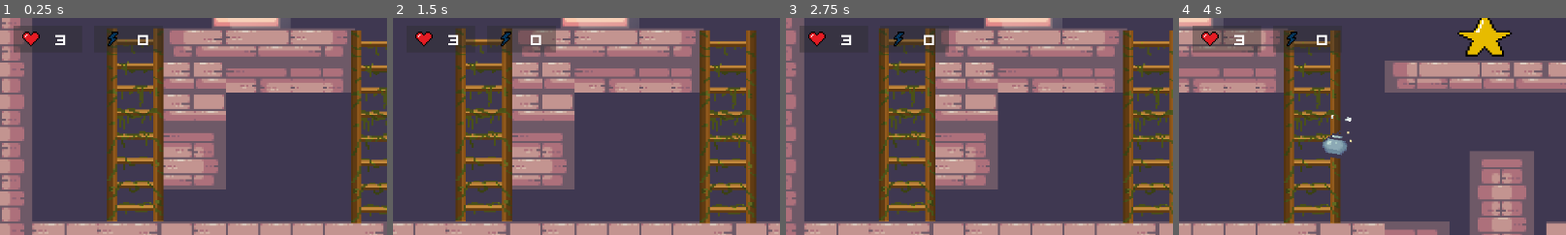
Above: before the commit, frames 1-4 (left to right).
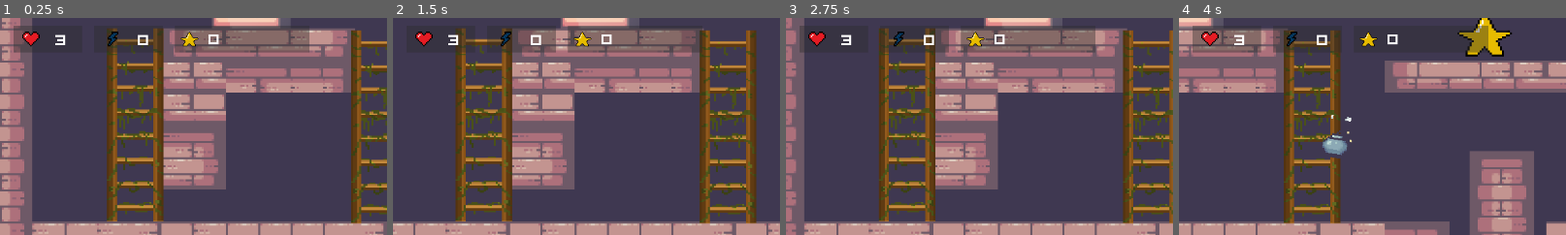
Above: after the commit, the same moments.

Repository: Ai2045/Castle-Climbers
Game: Godot game, scene res://Scenes/Main.tscn
Two runs of this game, one before a commit and one after it. Both use one fixed random seed, a clock stepped at 60 frames per second and the inputs below.
Inputs:
- Up to frame 1 (0.25 s): no input
- Up to frame 2 (1.5 s): tap Enter at 0.5 s; hold Shift (ui_attack) 0.53-1.28 s; hold Right (ui_right) from 0.53 s (still down); tap Space (ui_jump) at 0.77, 0.8, 1.07, 1.35 s
- Up to frame 3 (2.75 s): tap Space (ui_jump) at 1.52, 1.82, 2.3 s; tap Shift (ui_attack) at 1.55 s; release Right (ui_right) at 2.03 s; hold Left (ui_left) from 2.03 s (still down); hold Shift (ui_attack) from 2.03 s (still down)
- Up to frame 4 (4 s): release Left (ui_left) at 2.78 s; release Shift (ui_attack) at 2.78 s; hold Right (ui_right) from 2.78 s (still down); tap Shift (ui_attack) at 2.85 s; tap Space (ui_jump) at 3.02, 3.32 s; hold Space (ui_jump) from 3.53 s (still down)
The pictures show only the part of the screen within x 0-50%, y 1-51%; the shares and areas given below are measured in that part.

The runs differ from the first frame. In frame 1, 4.1% of the frame differs, in the area x 45-80%, y 3-17%; in frame 2, 4.0%; in frame 3, 4.1%; in frame 4, 0.8%.

Commit message:
score UI

Diff:
--- /dev/null
+++ b/Scenes/Score.gd
@@ -0,0 +1,6 @@
+extends ColorRect
+
+@export var label: Label
+
+func update_score(score):
+	label.text = str(score)
--- a/Scenes/player.tscn
+++ b/Scenes/player.tscn
@@ -13,6 +13,8 @@
 [ext_resource type="FontFile" uid="uid://6t41kx6p1hri" path="res://Assets/Font/QuinqueFive.otf" id="11_ffb61"]
 [ext_resource type="Script" path="res://Scripts/Attack.gd" id="12_q66lp"]
 [ext_resource type="Texture2D" uid="uid://fd4pmxmcvdbr" path="res://Assets/lightning bolt/lightning bolt/sprite_4.png" id="13_s3pig"]
+[ext_resource type="Script" path="res://Scenes/Score.gd" id="14_dd4nw"]
+[ext_resource type="Texture2D" uid="uid://b7m6ri64p6nmp" path="res://Assets/star/star/sprite_04.png" id="15_rirmn"]
 
 [sub_resource type="RectangleShape2D" id="RectangleShape2D_guxkt"]
 size = Vector2(21, 23)
@@ -352,7 +354,7 @@
 "move_right": SubResource("Animation_vogpg")
 }
 
-[node name="Player" type="CharacterBody2D" node_paths=PackedStringArray("player_sprite", "player_collisionShape", "animation_player", "offset_camera", "health", "health_label", "attack", "attack_boost_timer", "attack_rayCast")]
+[node name="Player" type="CharacterBody2D" node_paths=PackedStringArray("player_sprite", "player_collisionShape", "animation_player", "offset_camera", "health", "health_label", "attack", "attack_boost_timer", "attack_rayCast", "score_rayCast", "score_ui")]
 script = ExtResource("1_o4idn")
 jump_height = -130
 player_sprite = NodePath("AnimatedSprite2D")
@@ -364,6 +366,8 @@
 attack = NodePath("UI/Attack")
 attack_boost_timer = NodePath("AttackBoostTimer")
 attack_rayCast = NodePath("AttackRayCast")
+score_rayCast = NodePath("ScoreRayCast")
+score_ui = NodePath("UI/Score")
 
 [node name="CollisionShape2D" type="CollisionShape2D" parent="."]
 position = Vector2(-7, 0.5)
@@ -457,6 +461,37 @@
 vertical_alignment = 1
 uppercase = true
 
+[node name="Score" type="ColorRect" parent="UI" node_paths=PackedStringArray("label")]
+offset_left = 260.0
+offset_top = 20.0
+offset_right = 460.0
+offset_bottom = 60.0
+color = Color(0.172549, 0.172549, 0.172549, 0.407843)
+script = ExtResource("14_dd4nw")
+label = NodePath("Label")
+
+[node name="Sprite2D" type="Sprite2D" parent="UI/Score"]
+position = Vector2(25, 17)
+texture = ExtResource("15_rirmn")
+
+[node name="Label" type="Label" parent="UI/Score"]
+layout_mode = 1
+anchors_preset = 6
+anchor_left = 1.0
+anchor_top = 0.5
+anchor_right = 1.0
+anchor_bottom = 0.5
+offset_left = -150.0
+offset_top = -11.0
+offset_bottom = 11.0
+grow_horizontal = 0
+grow_vertical = 2
+theme_override_fonts/font = ExtResource("11_ffb61")
+theme_override_font_sizes/font_size = 15
+text = "0"
+vertical_alignment = 1
+uppercase = true
+
 [node name="AttackBoostTimer" type="Timer" parent="."]
 wait_time = 1000.0
 
@@ -464,5 +499,9 @@
 target_position = Vector2(50, 0)
 collide_with_areas = true
 
+[node name="ScoreRayCast" type="RayCast2D" parent="."]
+position = Vector2(-5, 0)
+collide_with_areas = true
+
 [connection signal="animation_finished" from="AnimatedSprite2D" to="." method="_on_animated_sprite_2d_animation_finished"]
 [connection signal="timeout" from="AttackBoostTimer" to="." method="_on_attack_boost_timer_timeout"]
--- a/Scripts/Player.gd
+++ b/Scripts/Player.gd
@@ -2,11 +2,15 @@
 
 signal update_lives(lives, max_lives)
 signal update_attack_boost(attack_time_left)
+signal update_score(score)
+
 @export var max_lives = 3
 @export var lives = 3
 @export var speed = 100
 @export var gravity = 200
 @export var jump_height = -150
+@export var score = 0
+var is_hurt = false
 
 var last_direction = 0
 var current_direction = 0
@@ -20,6 +24,8 @@
 @export var attack: ColorRect
 @export var attack_boost_timer: Timer
 @export var attack_rayCast:RayCast2D
+@export var score_rayCast: RayCast2D
+@export var score_ui: ColorRect
 
 var attack_time_left = 0
 
@@ -29,6 +35,7 @@
 	print(attack_time_left)
 	update_lives.connect(health.update_lives)
 	update_attack_boost.connect(attack.update_attack_boost)
+	update_score.connect(score_ui.update_score)
 	health_label.text = str(lives)
 
 func _physics_process(delta):
@@ -49,12 +56,22 @@
 			if target.name == "Box" and Input.is_action_pressed("ui_attack"):
 				Global.disable_spawning()
 				target.queue_free()
+				increase_score(10)
 			if target.name == "Bomb" and Input.is_action_pressed("ui_attack"):
 				Global.is_bomb_moving = false
-
+				increase_score(10)
 			Global.can_hurt = false
 		else :
 			Global.can_hurt = true
+
+	if Input.is_action_pressed("ui_jump"):
+		var target = score_rayCast.get_collider()
+
+		if target != null:
+			if target.name == "Box" or target.name == "Bomb":
+				if is_hurt == false:
+					increase_score(1)
+
 func horizontal_movement():
 
 	var horizontal_input = Input.get_action_strength("ui_right") - Input.get_action_strength("ui_left")
@@ -104,6 +121,7 @@
 		Global.is_attacking = false
 	Global.is_climbing = false
 	set_physics_process(true)
+	is_hurt = false
 
 func _process(delta):
 	if velocity.x > 0:
@@ -141,23 +159,23 @@
 	if lives > 0 and Global.can_hurt == true:
 		lives = lives -1
 		update_lives.emit(lives, max_lives)
-		print(lives)
 		player_sprite.play("damage")
 		set_physics_process(false)
+		is_hurt = true
+
+		decrease_score(10)
 
 func add_pickup(pickup):
 	if pickup == Global.Pickups.HEALTH:
 		if lives < max_lives:
 			lives += 1
 			update_lives.emit(lives, max_lives)
-			print(lives)
 
 	if pickup == Global.Pickups.ATTACK:
 		Global.is_attacking = true
-		print("take")
 
 	if pickup == Global.Pickups.SCORE:
-		pass
+		increase_score(1000)
 
 
 
@@ -166,3 +184,12 @@
 	if attack_time_left <= 0:
 		Global.is_attacking = false
 		Global.can_hurt = true
+
+func increase_score(score_count):
+	score += score_count
+	update_score.emit(score)
+
+func decrease_score(score_count):
+	if score >= score_count:
+		score -= score_count
+		update_score.emit(score)
Not shown: 1 places in Scenes/player.tscn that only renumber resources
